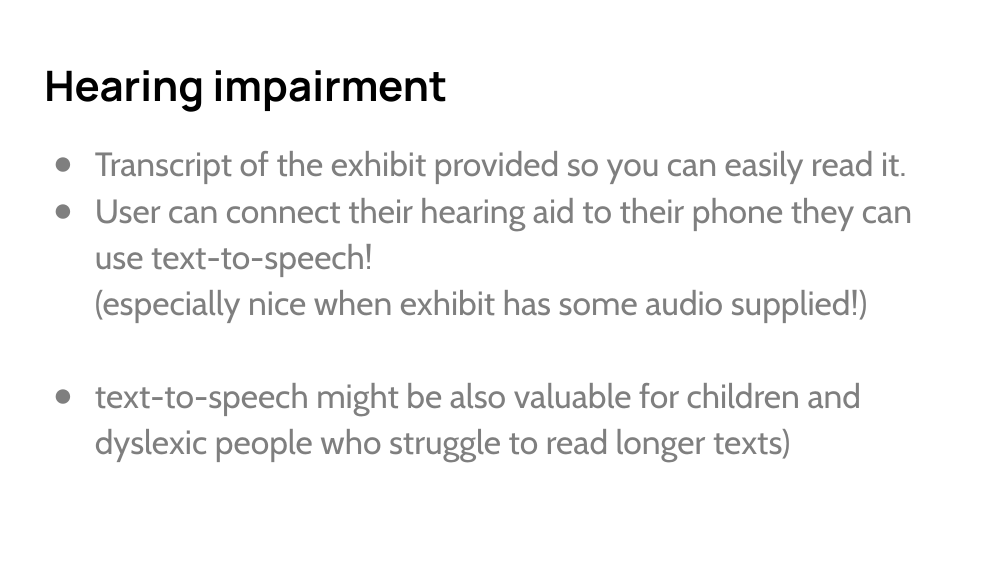
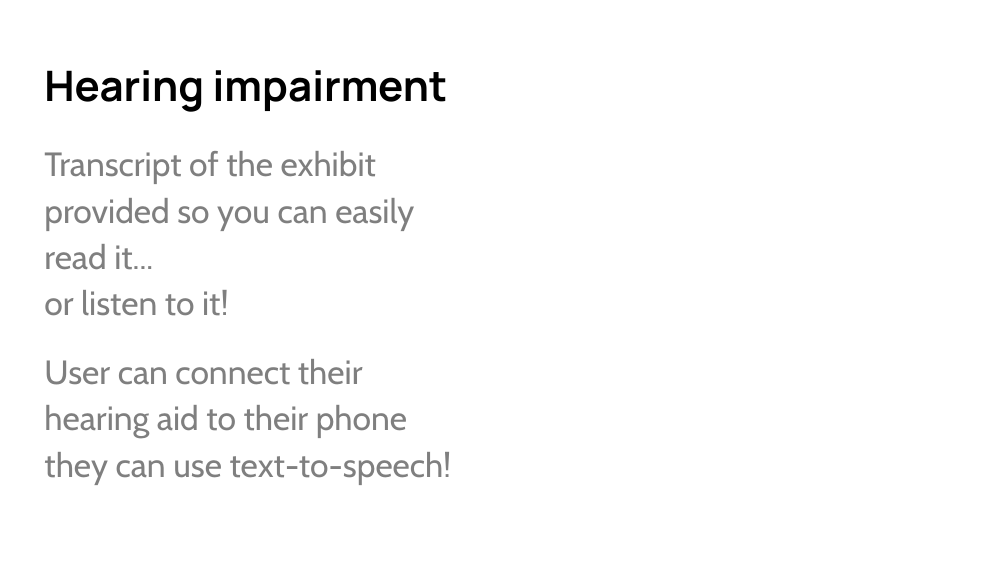
Before and after one commit to Glasgow19/team-5, a slide deck: slide 7 of presentation.pptx. Drawn at 1008x567 pixels with LibreOffice and Linux fonts; fonts in the diff are those of the drawing. Boxes give left, top, right and bottom in pixels: in the first picture for what was removed or moved away, otherwise in the second. Text is boxed around its words. In the diff, an @@ line names an element or a change of style, - is before the commit and + after.

Commit message:
final slides

```diff
--- a/presentation.pptx
+++ b/presentation.pptx
@@ text at [44,151,452,485]: text changed @@
-● Transcript of the exhibit provided so you can easily read it.
-● User can connect their hearing aid to their phone they can use text-to-speech!
-  (especially nice when exhibit has some audio supplied!)
-● text-to-speech might be also valuable for children and dyslexic people who struggle to read longer texts)
+Transcript of the exhibit provided so you can easily read it...
+or listen to it!
+User can connect their hearing aid to their phone they can use text-to-speech!
```
Also in this commit, not shown: 8 other slides changed, 6 slides added, 2 slides removed.
